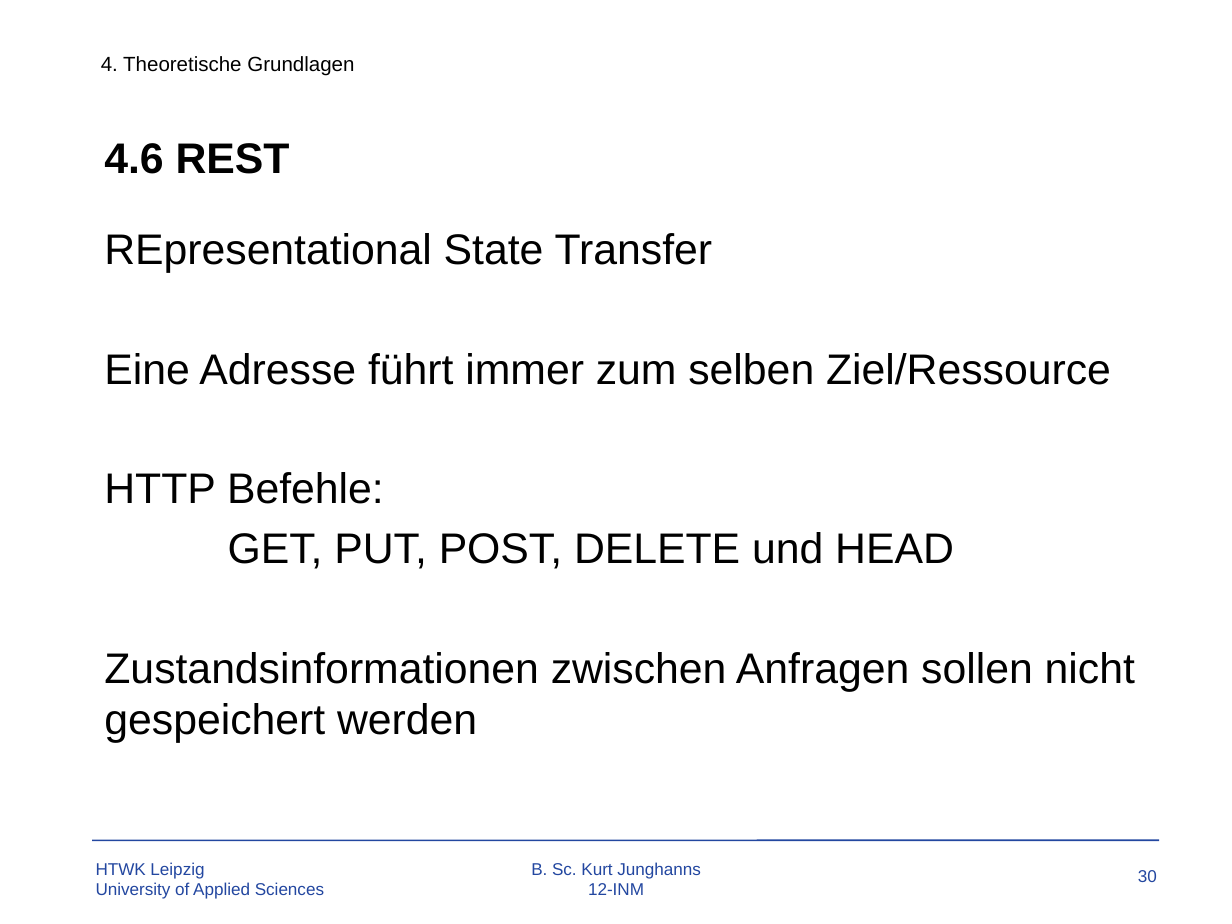
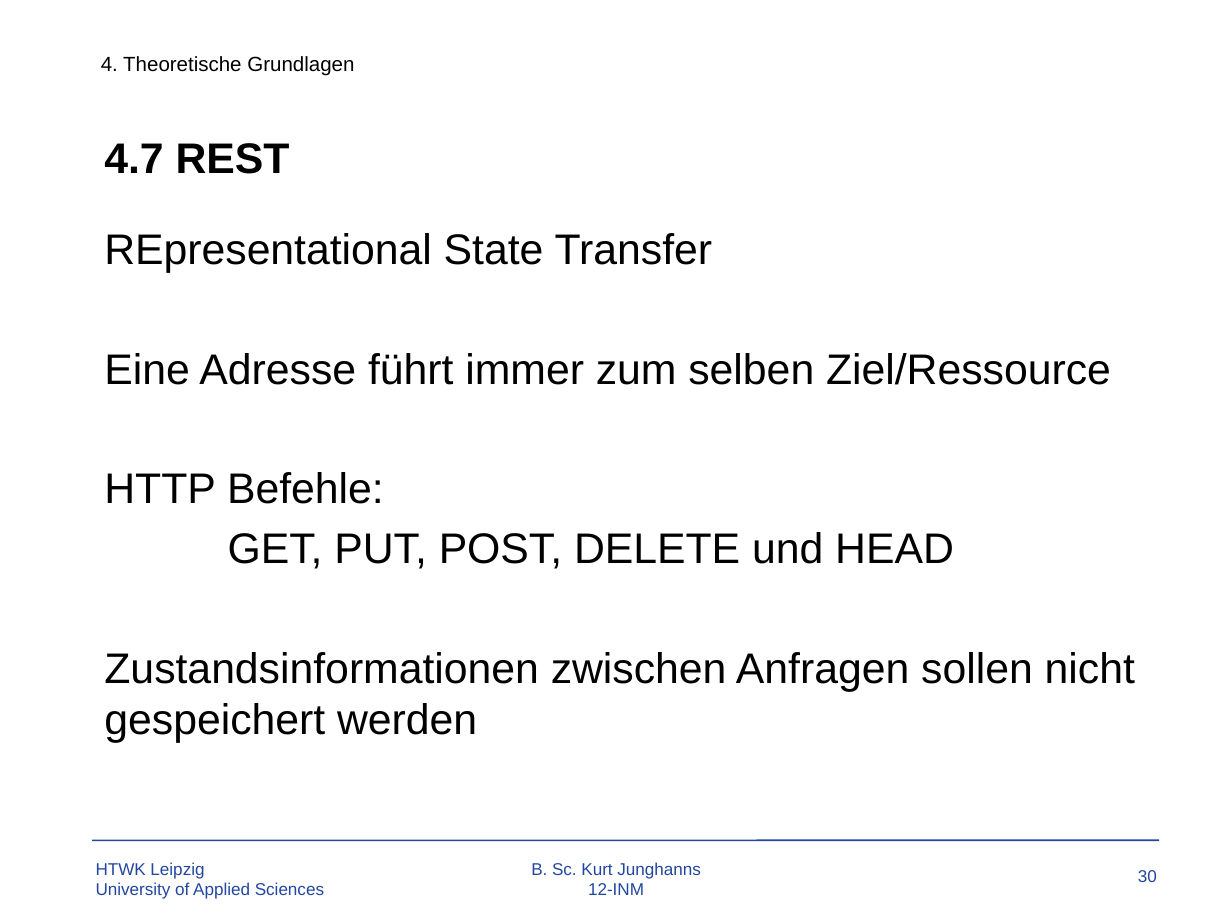
Before and after one commit to TBoonX/OS-Datenbanken, a slide deck: slide 30 of Praesentation.pptx. Drawn at 1232x924 pixels with LibreOffice and Linux fonts; fonts in the diff are those of the drawing; background and template pictures are left out. Boxes give left, top, right and bottom in pixels: in the first picture for what was removed or moved away, otherwise in the second. Text is boxed around its words. In the diff, an @@ line names an element or a change of style, - is before the commit and + after.

```diff
--- a/Praesentation.pptx
+++ b/Praesentation.pptx
@@ title at bbox=[104, 143, 290, 174]: text changed @@
-4.6 REST
+4.7 REST
```
Also in this commit, not shown: 1 other slide changed, 1 other file.
